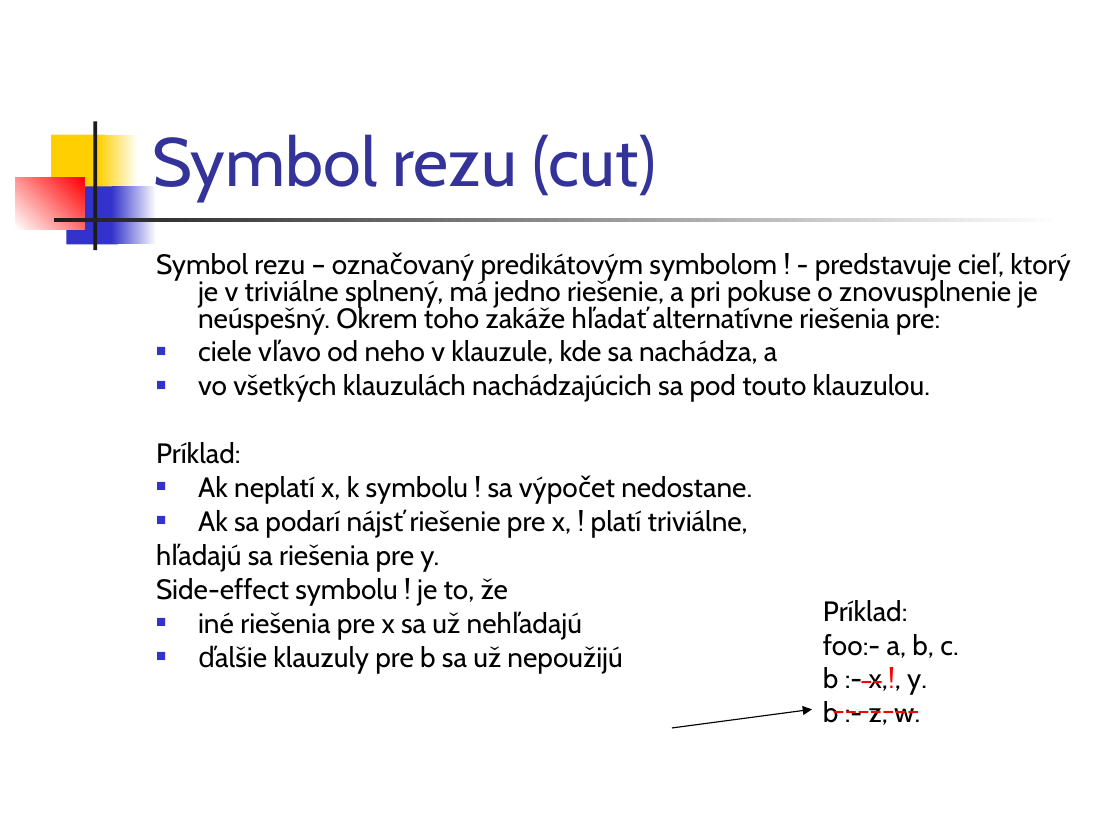
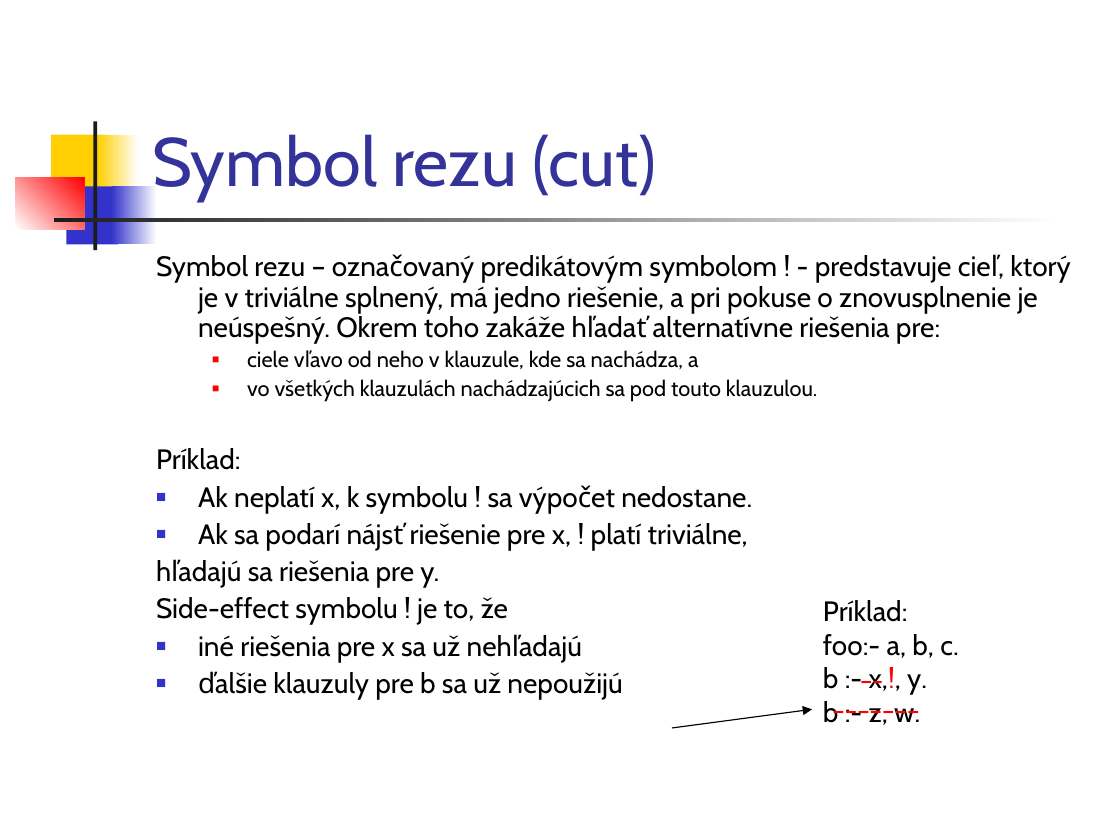
Before and after one commit to paradigmy/Prednasky, a slide deck: slide 14 of 13/logicke4.ppt. Drawn at 1120x840 pixels with LibreOffice and Linux fonts; fonts in the diff are those of the drawing. Boxes give left, top, right and bottom in pixels: in the first picture for what was removed or moved away, otherwise in the second. Text is boxed around its words. In the diff, an @@ line names an element or a change of style, - is before the commit and + after.

```diff
--- a/13/logicke4.ppt
+++ b/13/logicke4.ppt
@@ text "Symbol rezu – označovaný predikátovým ..." at bbox=[156, 255, 1070, 699]: size 18 to 14 pt in "ciele vľavo od neho v klauzule, kde ...", "vo všetkých klauzulách nachádzajúcich sa pod touto ..."; line spacing 0.8 to 0.9; list level 1 to 2 in "ciele vľavo od neho v ..."; bullet colour #3333CC to #FF0000; list level 1 to 2 in "vo všetkých klauzulách nachádzajúcich sa ..." @@
```
Also in this commit, not shown: 3 other files.
